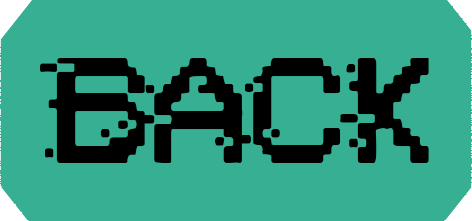
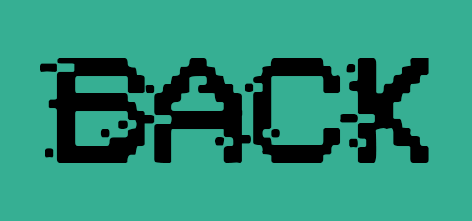
The second 472 × 221 image is a revision of the first. Changes to its layers:
painted on "Button" over [0, 0, 472, 221]
